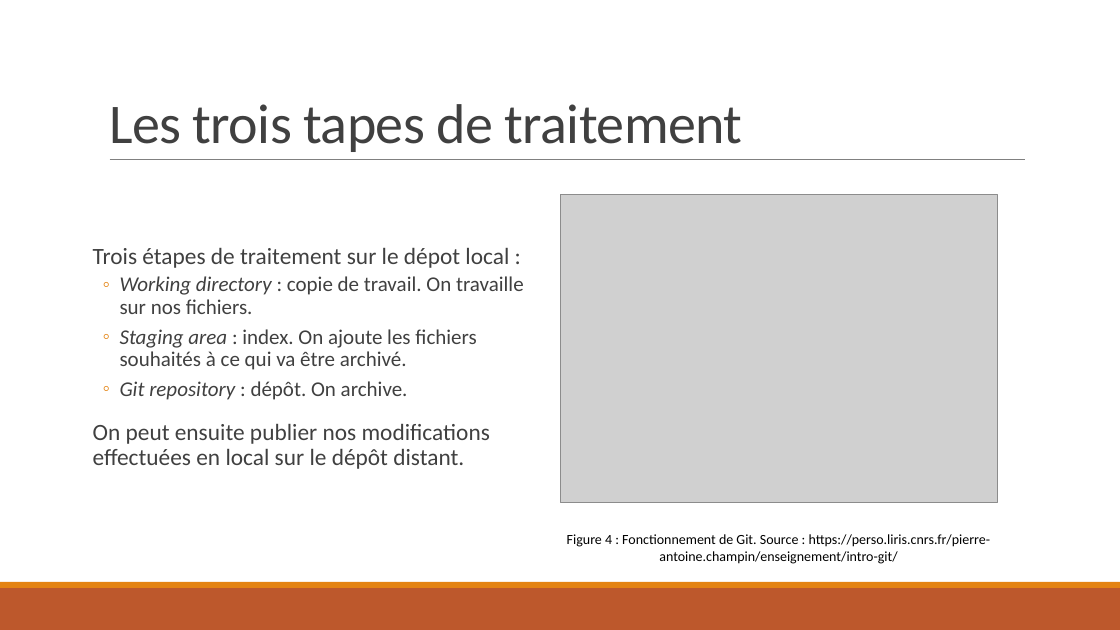
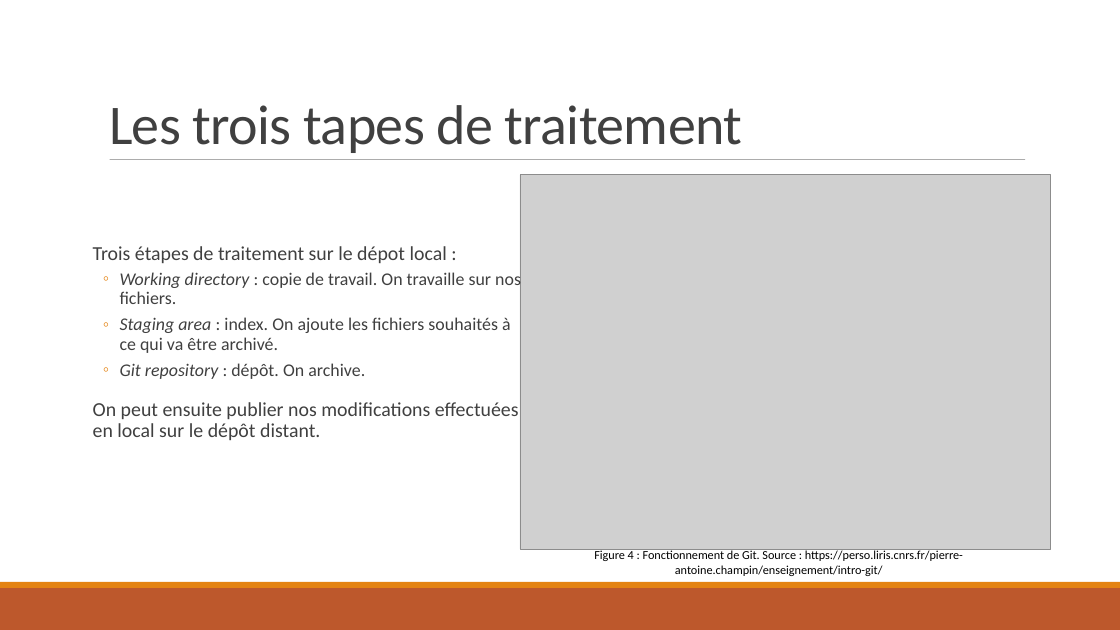
Before and after one commit to Mareike2405/SupportGitGithub, a slide deck: slide 5 of FormationGitGithub.pptx. Drawn at 1120x630 pixels with LibreOffice and Linux fonts; fonts in the diff are those of the drawing; grey boxes stand for pictures. Boxes give left, top, right and bottom in pixels: in the first picture for what was removed or moved away, otherwise in the second. Text is boxed around its words. In the diff, an @@ line names an element or a change of style, - is before the commit and + after.

Commit message:
modif

```diff
--- a/FormationGitGithub.pptx
+++ b/FormationGitGithub.pptx
@@ line (110, 160) - (1026, 160): stroke #808080 0.5 pt to #808080 0.51 pt @@
@@ picture: place and size @@
-picture at <box>560,195,997,503</box>
+picture at <box>520,175,1050,549</box>
@@ text "Trois étapes de traitement sur ..." at <box>93,246,521,440</box>: size 20 to 17 pt in "Trois étapes de traitement sur le dépot ...", "On peut ensuite publier nos modifications effectuées ..."; size 18 to 15.3 pt in "Working directory : copie de travail. On ...", "Staging area : index. On ajoute les ...", "Git repository : dépôt. On archive." @@
@@ text "Figure 4 : Fonctionnement de ...": place and size @@
-text "Figure 4 : Fonctionnement de ..." at <box>567,534,991,564</box>
+text "Figure 4 : Fonctionnement de ..." at <box>594,549,963,576</box>
@@ text "Figure 4 : Fonctionnement de ..." at <box>594,549,963,576</box>: size 12 to 10.5 pt @@
```
Also in this commit, not shown: 13 other slides changed.
